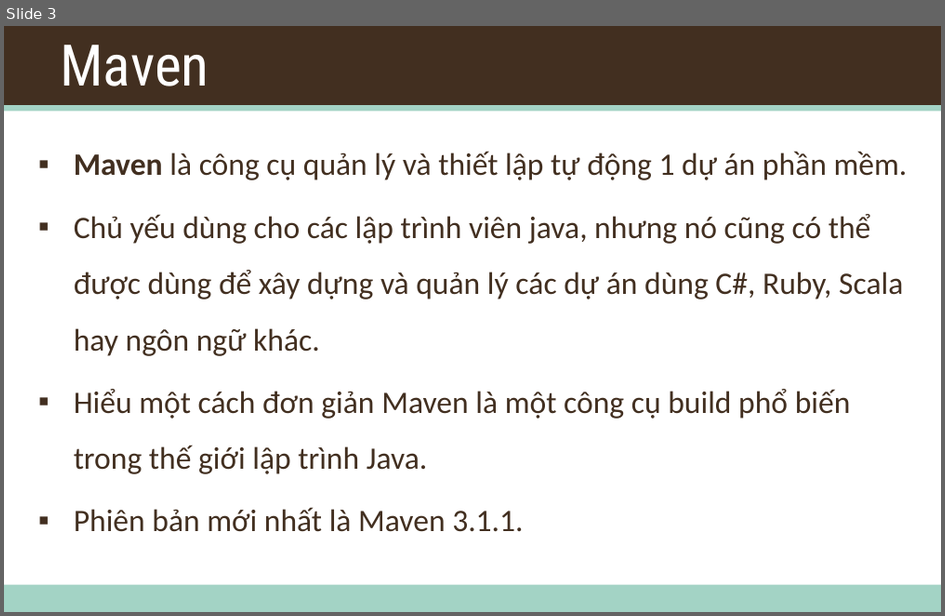
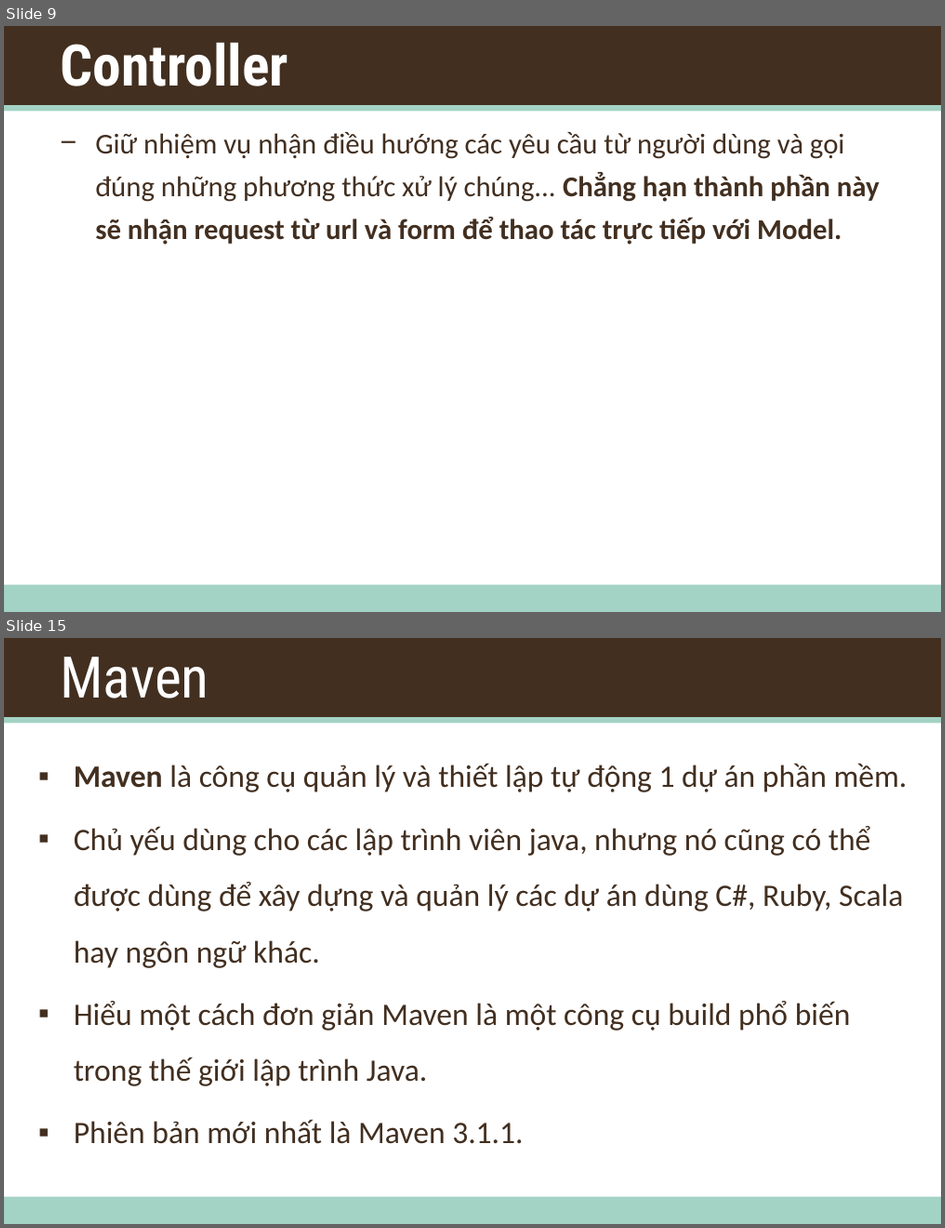
Before and after one commit to daotk/cap-deadline, a slide deck: Training/Training.pptx. Shown one above the other, each under a label of ours: slide 3 before the commit, slides 9 and 15 after it; the slides between them are not shown. The pictures are 945x616 and 945x1228 pixels, drawn with LibreOffice and Linux fonts; fonts in the diff are those of the drawing; background and template pictures are left out. Boxes give left, top, right and bottom in pixels: in the first picture for what was removed or moved away, otherwise in the second. Text is boxed around its words. In the diff, an @@ line names an element or a change of style, - is before the commit and + after.

```diff
--- a/Training/Training.pptx
+++ b/Training/Training.pptx
@@ slide 9 added at <box>4,26,941,612</box>, background #FFFFFF; not listed: 3 template elements that a slide beside it also shows @@
@@ title added at <box>60,42,289,86</box>, 44 pt, text #FFFFFF, bold @@
+Controller
@@ text added at <box>95,132,880,245</box>, 22 pt, text #422F20 @@
+− Giữ nhiệm vụ nhận điều hướng các yêu cầu từ người dùng và gọi đúng những phương thức xử lý chúng... Chẳng hạn thành phần này sẽ nhận request từ url và form để thao tác trực tiếp với Model.
@@ what was slide 3 is now slide 15 @@
```
Also in this commit, not shown: 1 slide changed, 12 other slides added, 1 slide removed.
